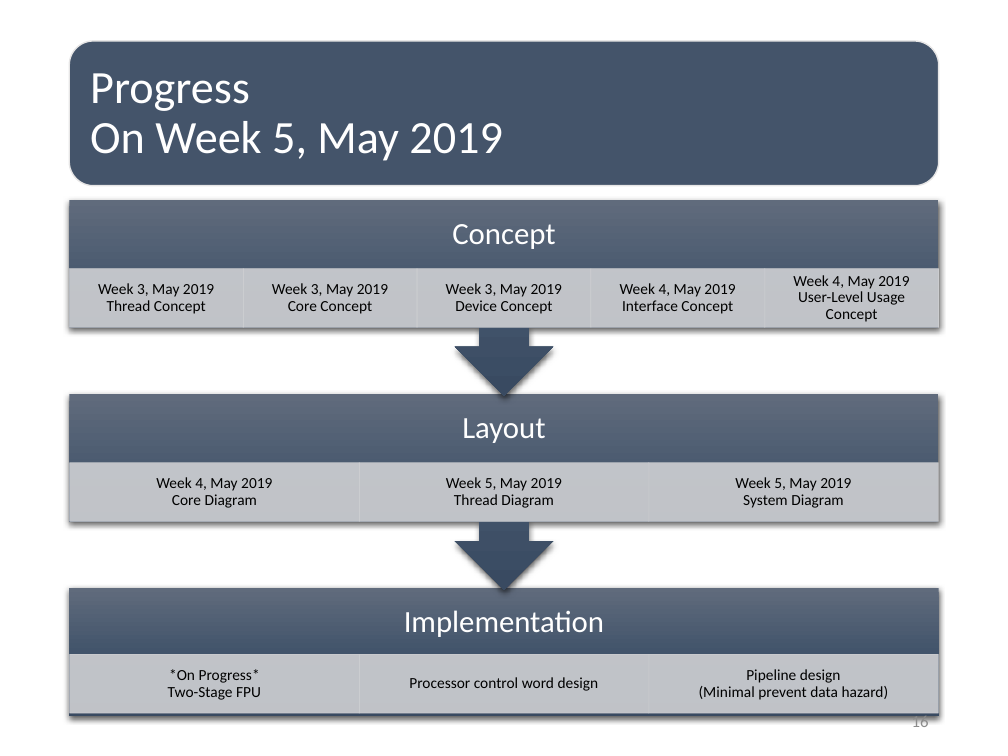
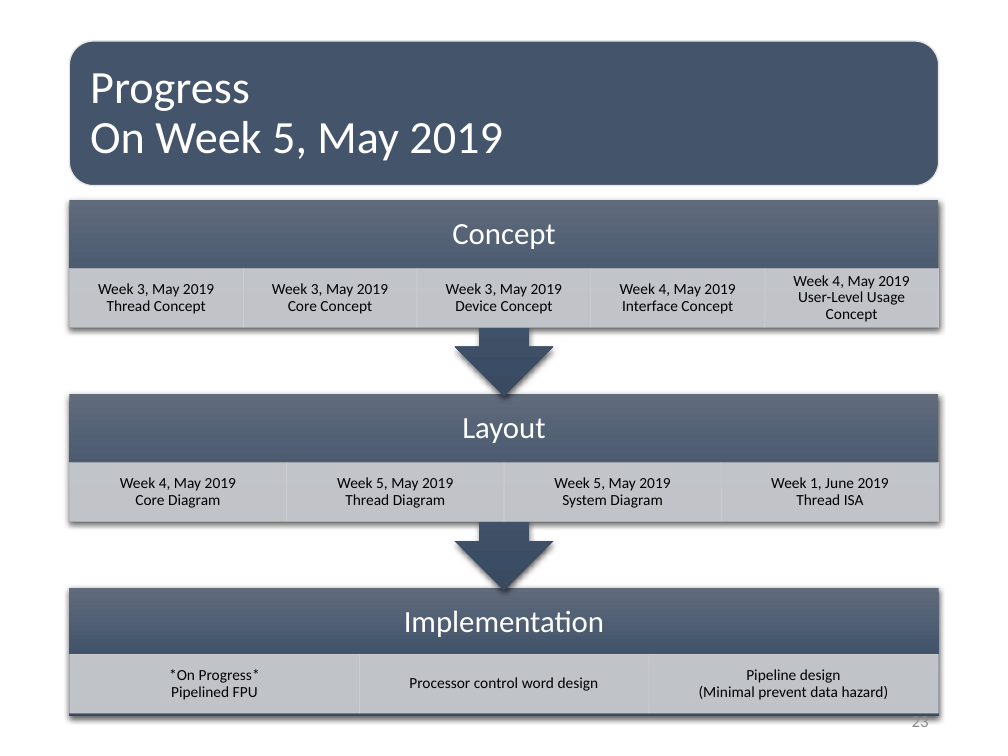
Before and after one commit to HappyNY/y3s1_socterm, a slide deck: slide 23 of docs/term_mid_우주선.pptx (slide 16 before the commit). Drawn at 1008x756 pixels with LibreOffice and Linux fonts; fonts in the diff are those of the drawing. Boxes give left, top, right and bottom in pixels: in the first picture for what was removed or moved away, otherwise in the second. Text is boxed around its words. In the diff, an @@ line names an element or a change of style, - is before the commit and + after.

```diff
--- a/docs/term_mid_우주선.pptx
+++ b/docs/term_mid_우주선.pptx
@@ text "Week 4, May 2019 Core ...": place and size @@
-text "Week 4, May 2019 Core ..." at box(156, 477, 272, 508)
+text "Week 4, May 2019 Core ..." at box(120, 477, 236, 508)
@@ rectangle: place and size @@
-rectangle at box(70, 463, 359, 521)
+rectangle at box(70, 463, 287, 521)
@@ text "Week 5, May 2019 Thread ...": place and size @@
-text "Week 5, May 2019 Thread ..." at box(446, 477, 562, 508)
+text "Week 5, May 2019 Thread ..." at box(337, 477, 453, 508)
@@ rectangle: place and size @@
-rectangle at box(359, 463, 648, 521)
+rectangle at box(286, 463, 504, 521)
@@ text "Week 5, May 2019 System ...": place and size @@
-text "Week 5, May 2019 System ..." at box(735, 477, 851, 508)
+text "Week 5, May 2019 System ..." at box(554, 477, 670, 508)
@@ rectangle added at box(504, 463, 722, 521), fill #CFD1D4 at 90% opacity, outline #CFD1D4 0.5 pt @@
@@ rectangle: place and size @@
-rectangle at box(649, 463, 938, 521)
+rectangle at box(722, 463, 939, 521)
@@ text added at box(771, 477, 889, 505), 11 pt, text #000000 @@
+Week 1, June 2019
+Thread ISA
@@ text at box(169, 669, 260, 700): text changed @@
-*On Progress*
-Two-Stage FPU
+*On Progress*
+Pipelined FPU
@@ page number at box(912, 714, 929, 732): text changed @@
-16
+23
```
Also in this commit, not shown: 5 other slides changed, 7 slides added, 3 other files.
